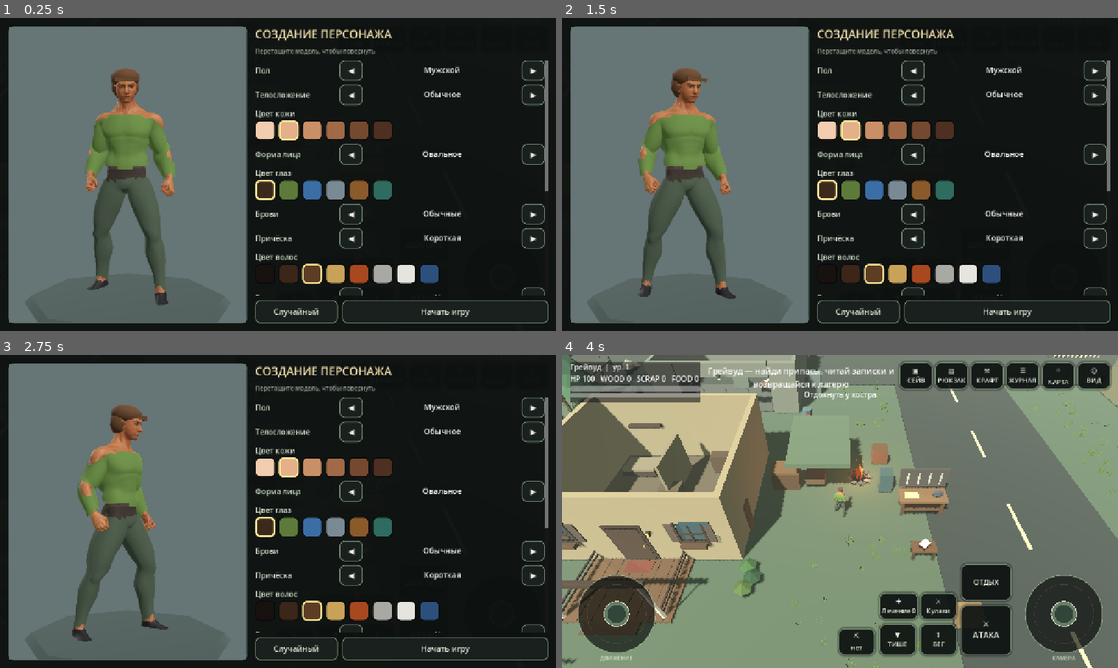
Above: before the commit, frames 1-4 (two rows, left to right).
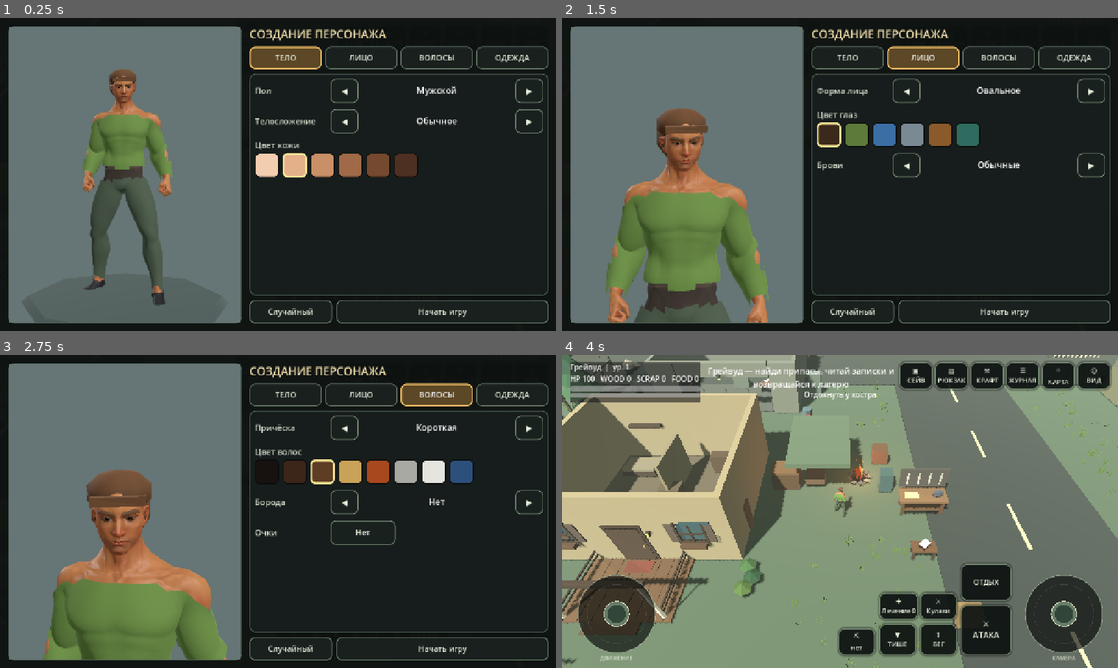
Above: after the commit, the same moments.

Repository: anriell666-byte/AshenForge
Game: Godot game, scene res://scenes/Main.tscn
The game is run twice, just before and just after one commit, with the same random seed, the same clock (stepped at 60 frames per second) and the same inputs.
Inputs (mouse positions are in pixels of both pictures, inside the frame that each line leads up to):
- Up to frame 1 (0.25 s): no input
- Up to frame 2 (1.5 s): click (845, 58) at 0.5 s, where only the run after the commit has a clickable "ТЕЛО"; click (923, 58) at 1.25 s, where only the run after the commit has a clickable "ЛИЦО"
- Up to frame 3 (2.75 s): click (439, 395) at 2 s, where only the run after the commit has a clickable "ВОЛОСЫ"
- Up to frame 4 (4 s): click (1073, 395) at 2.75 s, where only the run after the commit has a clickable "ОДЕЖДА"; click "Начать игру" at 3.5 s

The runs differ from the first frame. In frame 1, 14% of the frame differs, in the area x 4-99%, y 2-98%; in frame 2, 25%; in frame 3, 26%, in the area x 5-99%, y 2-98%; in frame 4, less than 0.1%.

Commit message:
Character creator: tabbed layout (body/face/hair/clothes), camera zoom on head tabs, bigger touch targets, hair fit for new hero
Co-Authored-By: Claude Sonnet 5.5 <noreply@anthropic.com>
Claude-Session: https://claude.ai/code/session_01SrKiWfZCaf7S17q4VNC5XT

Diff:
--- a/scripts/character_creator.gd
+++ b/scripts/character_creator.gd
@@ -17,6 +17,20 @@
 var drag_idle: float = 0.0
 var rows: Dictionary = {}
 var cancel_button: Button
+var preview_cam: Camera3D
+var cam_pos_goal: Vector3 = Vector3(0, 1.05, -3.7)
+var cam_look_goal: Vector3 = Vector3(0, 0.93, 0)
+var cam_fov_goal: float = 34.0
+var tab_boxes: Dictionary = {}
+var tab_buttons: Dictionary = {}
+var current_tab: String = "body"
+
+const TABS := [
+    {"id": "body", "label": "ТЕЛО", "keys": ["gender", "build", "skin"], "zoom": false},
+    {"id": "face", "label": "ЛИЦО", "keys": ["face", "eyes", "brows", "nose", "mouth", "mark"], "zoom": true},
+    {"id": "hair", "label": "ВОЛОСЫ", "keys": ["hair_style", "hair_color", "beard", "glasses"], "zoom": true},
+    {"id": "clothes", "label": "ОДЕЖДА", "keys": ["top", "top_color", "bottom", "bottom_color", "shoes_color"], "zoom": false},
+]
 
 const ROWS := [
     {"key": "gender", "label": "Пол", "kind": "names", "names": HB.GENDER_NAMES},
@@ -133,7 +147,7 @@
     # options
     var right := VBoxContainer.new()
     right.size_flags_horizontal = Control.SIZE_EXPAND_FILL
-    right.size_flags_stretch_ratio = 1.1
+    right.size_flags_stretch_ratio = 1.15
     right.add_theme_constant_override("separation", 10)
     split.add_child(right)
     var title := Label.new()
@@ -141,23 +155,44 @@
     title.add_theme_font_size_override("font_size", 26)
     title.add_theme_color_override("font_color", Color(0.93, 0.86, 0.66))
     right.add_child(title)
-    var hint := Label.new()
-    hint.text = "Перетащите модель, чтобы повернуть"
-    hint.add_theme_font_size_override("font_size", 14)
-    hint.add_theme_color_override("font_color", Color(0.6, 0.66, 0.6))
-    right.add_child(hint)
+    var tab_row := HBoxContainer.new()
+    tab_row.add_theme_constant_override("separation", 8)
+    right.add_child(tab_row)
+    for tab in TABS:
+        var tb := _make_button(String(tab["label"]), Vector2(0, 52))
+        tb.size_flags_horizontal = Control.SIZE_EXPAND_FILL
+        tb.pressed.connect(_set_tab.bind(String(tab["id"])))
+        tab_row.add_child(tb)
+        tab_buttons[String(tab["id"])] = tb
+    var panel := PanelContainer.new()
+    panel.size_flags_vertical = Control.SIZE_EXPAND_FILL
+    panel.add_theme_stylebox_override("panel", _panel_style(Color(0.09, 0.115, 0.11, 1.0)))
+    right.add_child(panel)
+    var pad := MarginContainer.new()
+    for side in ["left", "right", "top", "bottom"]:
+        pad.add_theme_constant_override("margin_" + side, 10)
+    panel.add_child(pad)
     var scroll := ScrollContainer.new()
     scroll.size_flags_vertical = Control.SIZE_EXPAND_FILL
     scroll.horizontal_scroll_mode = ScrollContainer.SCROLL_MODE_DISABLED
-    right.add_child(scroll)
-    var list := VBoxContainer.new()
-    list.size_flags_horizontal = Control.SIZE_EXPAND_FILL
-    list.add_theme_constant_override("separation", 8)
-    scroll.add_child(list)
+    pad.add_child(scroll)
+    var holder := VBoxContainer.new()
+    holder.size_flags_horizontal = Control.SIZE_EXPAND_FILL
+    scroll.add_child(holder)
+    var def_by_key := {}
     for row_def in ROWS:
-        if ML.has_assets() and String(row_def["key"]) in ["nose", "mouth", "mark"]:
-            continue
-        _build_row(list, row_def)
+        def_by_key[String(row_def["key"])] = row_def
+    for tab in TABS:
+        var box := VBoxContainer.new()
+        box.size_flags_horizontal = Control.SIZE_EXPAND_FILL
+        box.add_theme_constant_override("separation", 14)
+        holder.add_child(box)
+        tab_boxes[String(tab["id"])] = box
+        for key in tab["keys"]:
+            if ML.has_assets() and String(key) in ["nose", "mouth", "mark"]:
+                continue
+            _build_row(box, def_by_key[key])
+    _set_tab("body")
 
     var buttons := HBoxContainer.new()
     buttons.add_theme_constant_override("separation", 10)
@@ -214,11 +249,11 @@
     preview_viewport.add_child(floor_mesh)
     preview_pivot = Node3D.new()
     preview_viewport.add_child(preview_pivot)
-    var cam := Camera3D.new()
-    cam.fov = 34
-    preview_viewport.add_child(cam)
-    cam.position = Vector3(0, 1.05, -3.7)
-    cam.look_at(Vector3(0, 0.93, 0))
+    preview_cam = Camera3D.new()
+    preview_cam.fov = 34
+    preview_viewport.add_child(preview_cam)
+    preview_cam.position = cam_pos_goal
+    preview_cam.look_at(cam_look_goal)
 
 func _build_row(parent: Container, def: Dictionary) -> void:
     var row := VBoxContainer.new()
@@ -229,20 +264,20 @@
     row.add_child(head)
     var label := Label.new()
     label.text = String(def["label"])
-    label.custom_minimum_size = Vector2(190, 0)
-    label.add_theme_font_size_override("font_size", 17)
+    label.custom_minimum_size = Vector2(170, 0)
+    label.add_theme_font_size_override("font_size", 19)
     label.add_theme_color_override("font_color", Color(0.82, 0.87, 0.8))
     head.add_child(label)
     var entry := {"row": row, "def": def}
     match String(def["kind"]):
         "names":
-            var prev := _make_button("◀", Vector2(54, 48))
+            var prev := _make_button("◀", Vector2(64, 56))
             var value := Label.new()
             value.custom_minimum_size = Vector2(190, 0)
             value.horizontal_alignment = HORIZONTAL_ALIGNMENT_CENTER
             value.size_flags_horizontal = Control.SIZE_EXPAND_FILL
-            value.add_theme_font_size_override("font_size", 18)
-            var next := _make_button("▶", Vector2(54, 48))
+            value.add_theme_font_size_override("font_size", 20)
+            var next := _make_button("▶", Vector2(64, 56))
             prev.pressed.connect(_step.bind(key, -1))
             next.pressed.connect(_step.bind(key, 1))
             head.add_child(prev)
@@ -250,11 +285,11 @@
             head.add_child(next)
             entry["value"] = value
         "toggle":
-            var toggle := CheckButton.new()
-            toggle.focus_mode = Control.FOCUS_NONE
-            toggle.custom_minimum_size = Vector2(90, 48)
+            var toggle := _make_button("Нет", Vector2(150, 56))
+            toggle.toggle_mode = true
             toggle.toggled.connect(func(on: bool) -> void:
                 opts[key] = on
+                toggle.text = "Да" if on else "Нет"
                 _rebuild_preview())
             head.add_child(toggle)
             entry["toggle"] = toggle
@@ -268,13 +303,38 @@
             var colors: Array = def["colors"]
             for i in range(colors.size()):
                 var swatch := Button.new()
-                swatch.custom_minimum_size = Vector2(46, 46)
+                swatch.custom_minimum_size = Vector2(56, 56)
                 swatch.focus_mode = Control.FOCUS_NONE
                 swatch.pressed.connect(_pick.bind(key, i))
                 flow.add_child(swatch)
                 swatches.append(swatch)
             entry["swatches"] = swatches
     rows[key] = entry
+
+func _set_tab(id: String) -> void:
+    current_tab = id
+    for tab in TABS:
+        var tid := String(tab["id"])
+        (tab_boxes[tid] as Control).visible = tid == id
+        _style_tab(tab_buttons[tid] as Button, tid == id)
+        if tid == id:
+            if bool(tab["zoom"]):
+                cam_pos_goal = Vector3(0, 1.7, -1.75)
+                cam_look_goal = Vector3(0, 1.6, 0)
+                cam_fov_goal = 30.0
+            else:
+                cam_pos_goal = Vector3(0, 1.05, -3.7)
+                cam_look_goal = Vector3(0, 0.93, 0)
+                cam_fov_goal = 34.0
+
+func _style_tab(button: Button, active: bool) -> void:
+    var s := StyleBoxFlat.new()
+    s.bg_color = Color(0.36, 0.28, 0.15, 1.0) if active else Color(0.1, 0.13, 0.12, 0.95)
+    s.border_color = Color(0.95, 0.75, 0.4, 1.0) if active else Color(0.4, 0.48, 0.42, 0.9)
+    s.set_border_width_all(3 if active else 2)
+    s.set_corner_radius_all(12)
+    for state in ["normal", "hover", "pressed", "focus"]:
+        button.add_theme_stylebox_override(state, s)
 
 func _step(key: String, delta: int) -> void:
     var def: Dictionary = {}
@@ -307,7 +367,8 @@
                 var names: Array = def["names"]
                 (entry["value"] as Label).text = String(names[int(opts[key])])
             "toggle":
-                (entry["toggle"] as CheckButton).set_pressed_no_signal(bool(opts[key]))
+                (entry["toggle"] as Button).set_pressed_no_signal(bool(opts[key]))
+                (entry["toggle"] as Button).text = "Да" if bool(opts[key]) else "Нет"
             "colors":
                 var colors: Array = def["colors"]
                 var swatches: Array = entry["swatches"]
@@ -328,7 +389,16 @@
     if not visible or preview_pivot == null:
         return
     drag_idle = maxf(0.0, drag_idle - delta)
-    if drag_idle <= 0.0:
+    if is_instance_valid(preview_cam):
+        var k := clampf(delta * 7.0, 0.0, 1.0)
+        preview_cam.position = preview_cam.position.lerp(cam_pos_goal, k)
+        preview_cam.fov = lerpf(preview_cam.fov, cam_fov_goal, k)
+        var look := Vector3(0, preview_cam.position.y - (cam_pos_goal.y - cam_look_goal.y), 0).lerp(cam_look_goal, 0.0)
+        preview_cam.look_at(cam_look_goal if preview_cam.position.distance_to(cam_pos_goal) < 0.01 else look.lerp(cam_look_goal, k))
+    if current_tab in ["face", "hair"]:
+        # face the player while editing the head
+        preview_pivot.rotation.y = lerp_angle(preview_pivot.rotation.y, 0.0, clampf(delta * 5.0, 0.0, 1.0)) if drag_idle <= 0.0 else preview_pivot.rotation.y
+    elif drag_idle <= 0.0:
         preview_pivot.rotation.y += delta * 0.45
 
 func _on_preview_input(event: InputEvent) -> void:
--- a/scripts/model_lib.gd
+++ b/scripts/model_lib.gd
@@ -178,7 +178,7 @@
     mesh.transform = HEAD_FIX
     att.add_child(mesh)
 
-static var HEAD_FIX: Transform3D = Transform3D(Basis.from_euler(Vector3(0, PI, 0)).scaled(Vector3(0.95, 0.95, 0.95)), Vector3(0, 0.09, 0.0))
+static var HEAD_FIX: Transform3D = Transform3D(Basis.from_euler(Vector3(0, PI, 0)).scaled(Vector3(0.9, 0.9, 0.9)), Vector3(0, 0.092, 0.0))
 
 # ------------------------------------------------------------------ monsters
 static func model_key_for(id: String) -> String:
